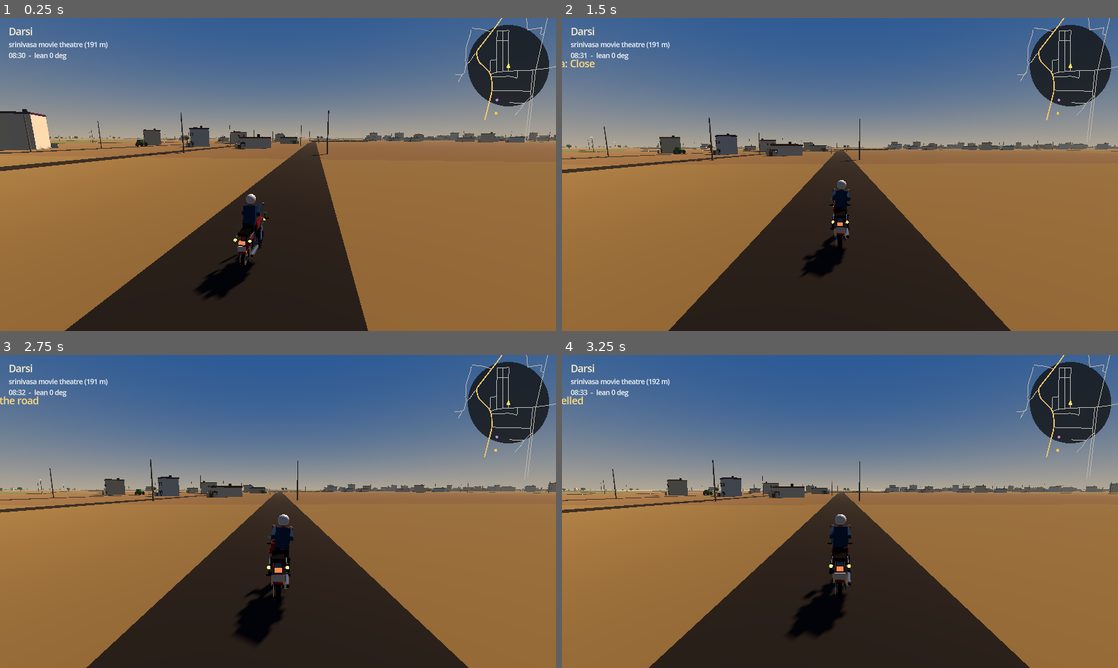
Above: before the commit, frames 1-4 (two rows, left to right).
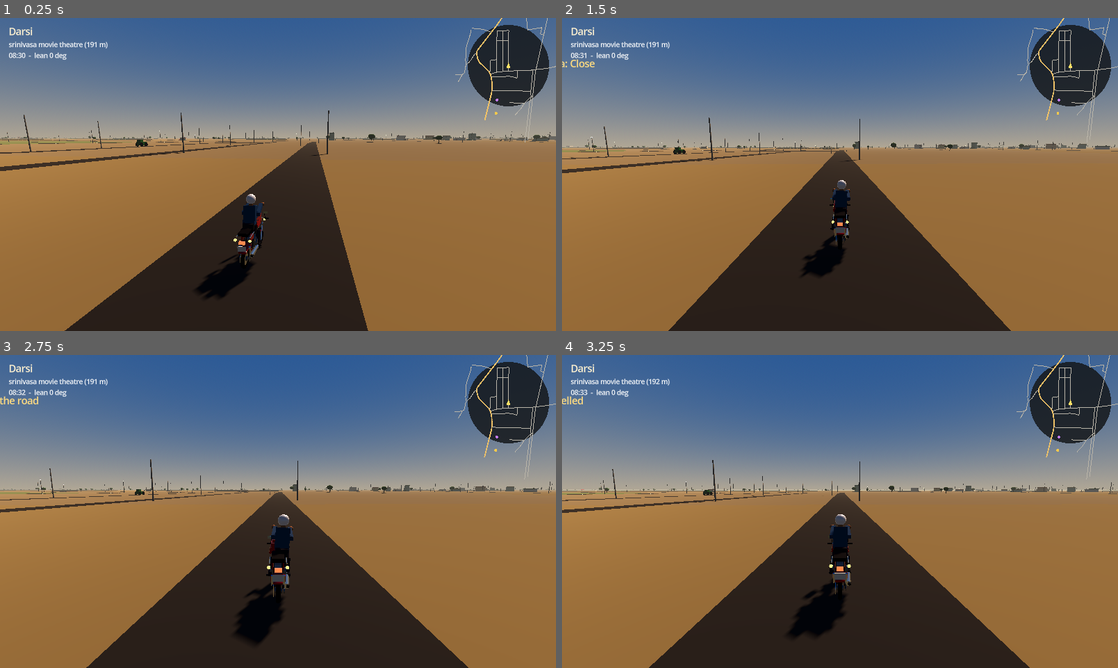
Above: after the commit, the same moments.

Repository: Shasank-Bommineni/Darsi
Game: Godot game, scene res://scenes/main.tscn
The game is run twice, just before and just after one commit, with the same random seed, the same clock (stepped at 60 frames per second) and the same inputs.
Inputs:
- Up to frame 1 (0.25 s): no input
- Up to frame 2 (1.5 s): tap Enter at 0.5 s; hold D (steer_right) 0.53-1.28 s; hold E (interact) 0.53-1.28 s; hold S (brake) from 1.28 s (still down); tap C (toggle_camera) at 1.35 s
- Up to frame 3 (2.75 s): release S (brake) at 2.03 s; hold D (steer_right) from 2.03 s (still down); tap R at 2.1 s
- Up to frame 4 (3.25 s): release D (steer_right) at 2.78 s; hold W (accelerate) from 2.78 s (still down); tap F at 2.85 s

The runs differ from the first frame. In frame 1, 2.5% of the frame differs, in the area x 0-100%, y 29-43%; in frame 2, 1.5%; in frame 3, 1.5%; in frame 4, 1.4%.

Commit message:
feat: continuous street frontage, compound walls with gate pillars, richer palette
Co-authored-by: arena-agent <297053741+arena-agent@users.noreply.github.com>

Diff:
--- a/scripts/world_builder.gd
+++ b/scripts/world_builder.gd
@@ -30,20 +30,23 @@
 ## Coarse occupancy grid (CELL metre cells) so plot placement is O(1) per candidate
 ## instead of testing thousands of rectangles. Two layers: hard blockers (buildings,
 ## water) and road corridors.
-const CELL := 2.0
+const CELL := 1.5
 var _blocked: Dictionary = {}               # cell key -> true, buildings/water/plots
 var _road_cells: Dictionary = {}            # cell key -> true, carriageway + 1 m
 var _stats: Dictionary = {}
 
 # ------------------------------------------------------------------ palettes
+## Whitewash, lime wash and the pastel distempers you actually see on houses here.
 const WALL_COLOURS := [
-	Color("#eae3d2"), Color("#f2ead8"), Color("#e4dcc6"), Color("#dfd3bb"),
-	Color("#f0e2c8"), Color("#d9e4e0"), Color("#efd9c4"), Color("#e8e8df"),
-	Color("#dfe7ea"), Color("#f4ecdd"), Color("#e2cfc0"), Color("#cfd9cc"),
+	Color("#e8e0cc"), Color("#f0e7d2"), Color("#d8cdb2"), Color("#cdbb9b"),
+	Color("#e6c9a0"), Color("#b9cfc6"), Color("#e4b89a"), Color("#dcdcd0"),
+	Color("#bdd0da"), Color("#f2e4c6"), Color("#cfa98f"), Color("#b6c4ab"),
+	Color("#e3b7b2"), Color("#c9b7cf"), Color("#9fb9a8"), Color("#d6c08a"),
+	Color("#a9bcc9"), Color("#e2cf9c"), Color("#c6a6a0"), Color("#aec3b0"),
 ]
 const TRIM_COLOURS := [
-	Color("#b8482f"), Color("#2f6b56"), Color("#2b4a74"), Color("#8c5a2b"),
-	Color("#6a3b6e"), Color("#a3812a"),
+	Color("#a8422c"), Color("#2b6450"), Color("#27436a"), Color("#80522a"),
+	Color("#60356a"), Color("#96761f"), Color("#b5651d"), Color("#3f6f3a"),
 ]
 const SHUTTER_COLOURS := [
 	Color("#3c6ea5"), Color("#2f7a52"), Color("#a84a2f"), Color("#6b6f73"), Color("#8a6d2f"),
@@ -138,7 +141,7 @@
 	mesh.size = Vector2(half_x * 2.4, half_y * 2.4)
 	mesh.subdivide_width = 8
 	mesh.subdivide_depth = 8
-	mesh.material = _material(Color("#9a8464"), 1.0)
+	mesh.material = _material(Color("#9c8c6e"), 1.0)
 	plane.mesh = mesh
 	ground.add_child(plane)
 
@@ -331,7 +334,7 @@
 			surface.set_meta("osm_id", road.osm_id)
 			surface.set_meta("name", road.name)
 			parent.add_child(surface)
-		_occupy_polyline(points, width * 0.5 + 1.2)
+		_occupy_polyline(points, width * 0.5 + 0.6)
 
 		# Lane markings on the classified network only, exactly like the real roads here.
 		if road_class in ["highway", "arterial"]:
@@ -421,7 +424,7 @@
 	add_child(parent)
 
 	var built := 0
-	var budget := 1800
+	var budget := 2600
 	var streets: Array = []
 	for road in world.roads:
 		if String(road["class"]) in ["neighbourhood", "lane", "collector", "arterial"]:
@@ -443,18 +446,18 @@
 		var is_main := road_class in ["arterial", "collector"]
 
 		for side in [-1.0, 1.0]:
-			var travelled := rng.randf_range(0.0, 14.0)
+			var travelled := rng.randf_range(0.0, 9.0)
 			var total := _polyline_length(points)
 			while travelled < total - 8.0 and built < budget:
 				var frontage := rng.randf_range(6.5, 11.5)
 				if rng.randf() > density:
-					travelled += frontage + rng.randf_range(2.0, 22.0)
+					travelled += frontage + rng.randf_range(1.0, 12.0)
 					continue
 				var sample := _sample_polyline(points, travelled + frontage * 0.5)
 				var position: Vector2 = sample.position
 				var tangent: Vector2 = sample.tangent
 				var normal: Vector2 = Vector2(-tangent.y, tangent.x) * side
-				var setback := rng.randf_range(3.6, 6.0)
+				var setback := rng.randf_range(1.6, 3.6)
 				var depth := rng.randf_range(7.0, 13.0)
 				var centre: Vector2 = position + normal * (half_width + setback + depth * 0.5)
 				if abs(centre.x) > half_x - 20.0 or abs(centre.y) > half_y - 20.0:
@@ -479,7 +482,7 @@
 				parent.add_child(node)
 				_mark_rect(_blocked, footprint)
 				built += 1
-				travelled += frontage + rng.randf_range(0.6, 4.0)
+				travelled += frontage + rng.randf_range(0.2, 1.6)
 	return built
 
 
@@ -539,13 +542,19 @@
 	else:
 		# Compound wall with a gate.
 		var wall_z := -size.y * 0.5
-		var gate_w := 2.6
+		var gate_w := 2.4
 		var run := (size.x - gate_w) * 0.5
-		if run > 0.6:
+		if run > 0.5:
 			for side in [-1.0, 1.0]:
-				_add_box(root, Vector3(run, 1.5, 0.18), Vector3(side * (gate_w + run) * 0.5, 0.75, wall_z), wall_colour.darkened(0.08), "CompoundWall")
-		_add_box(root, Vector3(gate_w, 1.3, 0.1), Vector3(0.0, 0.65, wall_z), trim_colour, "Gate")
+				_add_box(root, Vector3(run, 1.6, 0.20), Vector3(side * (gate_w + run) * 0.5, 0.80, wall_z), wall_colour.darkened(0.12), "CompoundWall")
+				_add_box(root, Vector3(run, 0.10, 0.26), Vector3(side * (gate_w + run) * 0.5, 1.63, wall_z), trim_colour, "WallCoping")
+		# Gate pillars and a painted steel gate.
+		for side in [-1.0, 1.0]:
+			_add_box(root, Vector3(0.28, 1.95, 0.28), Vector3(side * gate_w * 0.5, 0.97, wall_z), wall_colour.darkened(0.2), "GatePillar")
+		_add_box(root, Vector3(gate_w, 1.35, 0.08), Vector3(0.0, 0.68, wall_z), trim_colour, "Gate")
 		_add_box(root, Vector3(0.9, 2.05, 0.1), Vector3(0.0, 1.02, face_z), Color("#4a3a28"), "Door")
+		# Plinth: houses here sit a step above the street.
+		_add_box(root, Vector3(size.x * 0.9, 0.35, size.y * 0.8), Vector3(0.0, 0.17, 0.0), wall_colour.darkened(0.3), "Plinth")
 
 	# Collision: a single box is enough and keeps the physics broadphase cheap.
 	var body := StaticBody3D.new()
